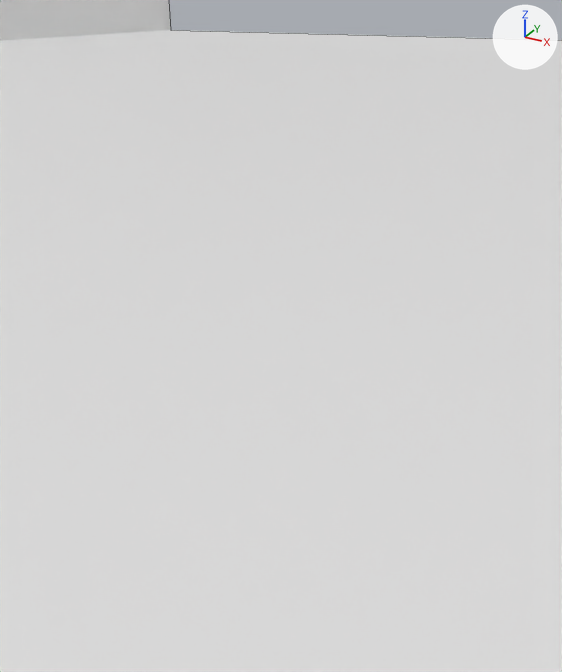
A saved change to the Blender file Assets/BlenderFiles/cockpit.blend.
One viewpoint serves both versions: a 50 mm camera at (0.138, -0.268, 0.207) aimed at (-0.003, -0.011, 0.079). Lighting does not change. The marker at upper right points along +X, +Y and +Z. Mesh edges are drawn as thin lines.

The first picture shows 'Ground', 'RightPanel'.
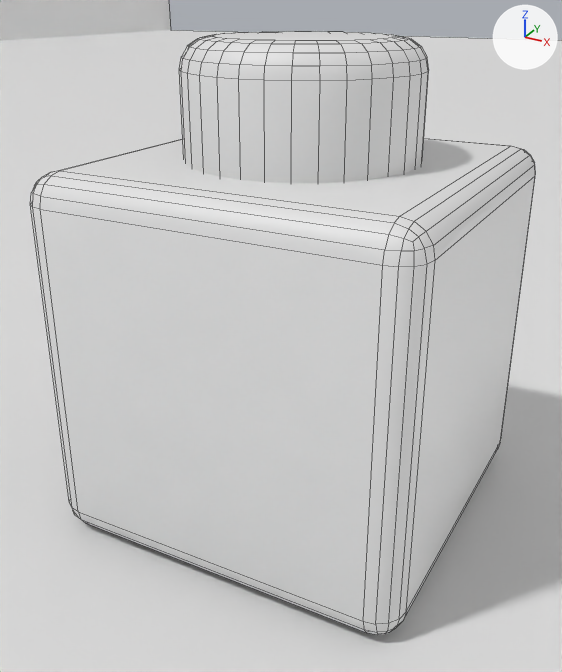
Where the change shows, as pixel boxes (x1, y1, x2, y2) in the pictures (562 x 672 px):
'ModuleButton', added
    after: (30, 31, 536, 635)
'Ground', unchanged, covered by the edit
    both: (0, 30, 562, 672)

Edits to the bpy script that builds the scene:
```text
Add me_cube:
    me_cube.from_pydata(...)  # 472 vertices, 440 faces; spans x -0.075..0.075, y -0.075..0.075, z 0.0..0.194
    me_cube.polygons.foreach_set('use_smooth', [True] * 440)
Add ob_modulebutton:
    ob_modulebutton = bpy.data.objects.new('ModuleButton', me_cube)
    ob_modulebutton.location = (0.0, 0.0, 0.0)
```
